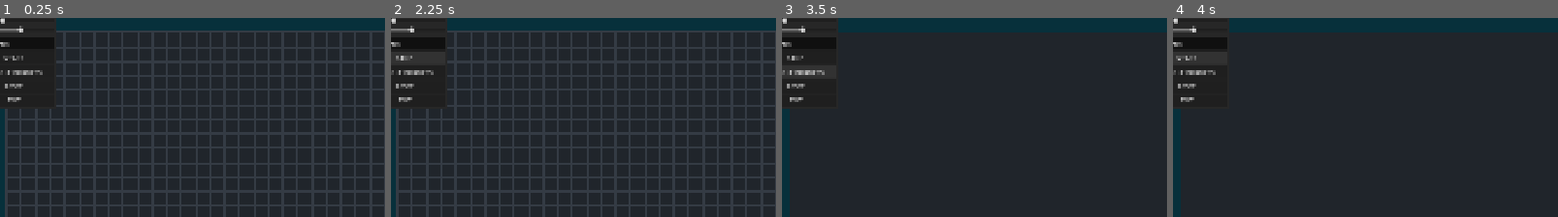
Above: before the commit, frames 1-4 (left to right).
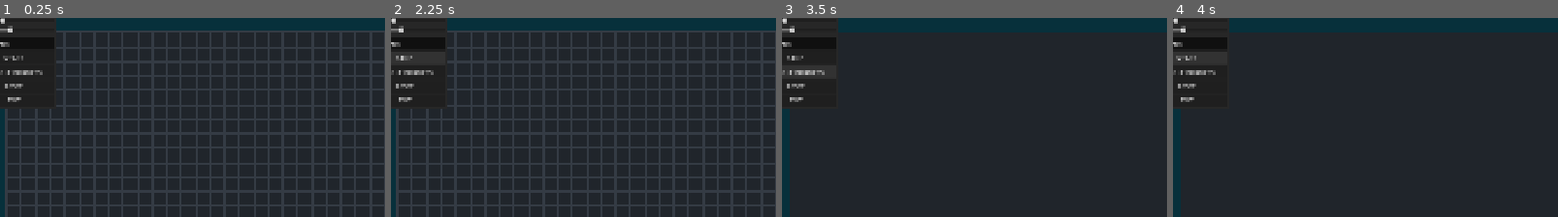
Above: after the commit, the same moments.

Repository: yasukawa426/conways-life-game-godot
Game: Godot game, scene res://scenes/main.tscn
Same seed, same stepped clock (60 frames per second), same inputs: the game is played once before the commit and once after it.
Inputs:
- Up to frame 1 (0.25 s): no input
- Up to frame 2 (2.25 s): click "START" at 0.5 s; click "STOP" at 1.25 s; click "START" at 2 s
- Up to frame 3 (3.5 s): click "TOGGLE BORDERS" at 2.75 s
- Up to frame 4 (4 s): click "STOP" at 3.5 s
The pictures show only the part of the screen within x 4-54%, y 7-57%; the shares and areas given below are measured in that part.

The runs differ from the first frame. In frame 1, 0.1% of the frame differs, in the area x 2-7%, y 3-8%; in frame 2, 0.1%; in frame 3, 0.1%; in frame 4, 0.1%.

Commit message:
feat: increase maximum speed

Diff:
--- a/scenes/main.gd
+++ b/scenes/main.gd
@@ -24,7 +24,7 @@
 		grid_node.toggle_simulation(value)
 
 const MINIMUM_SPEED_MULTIPLIER: float = 0.25
-const MAXIMUM_SPEED_MULTIPLIER: float = 2
+const MAXIMUM_SPEED_MULTIPLIER: float = 4
 
 var speed_multiplier_step: float = (MAXIMUM_SPEED_MULTIPLIER - MINIMUM_SPEED_MULTIPLIER) / 50; # ~50 positions on the slider
 var current_speed_multiplier: float = 1:
